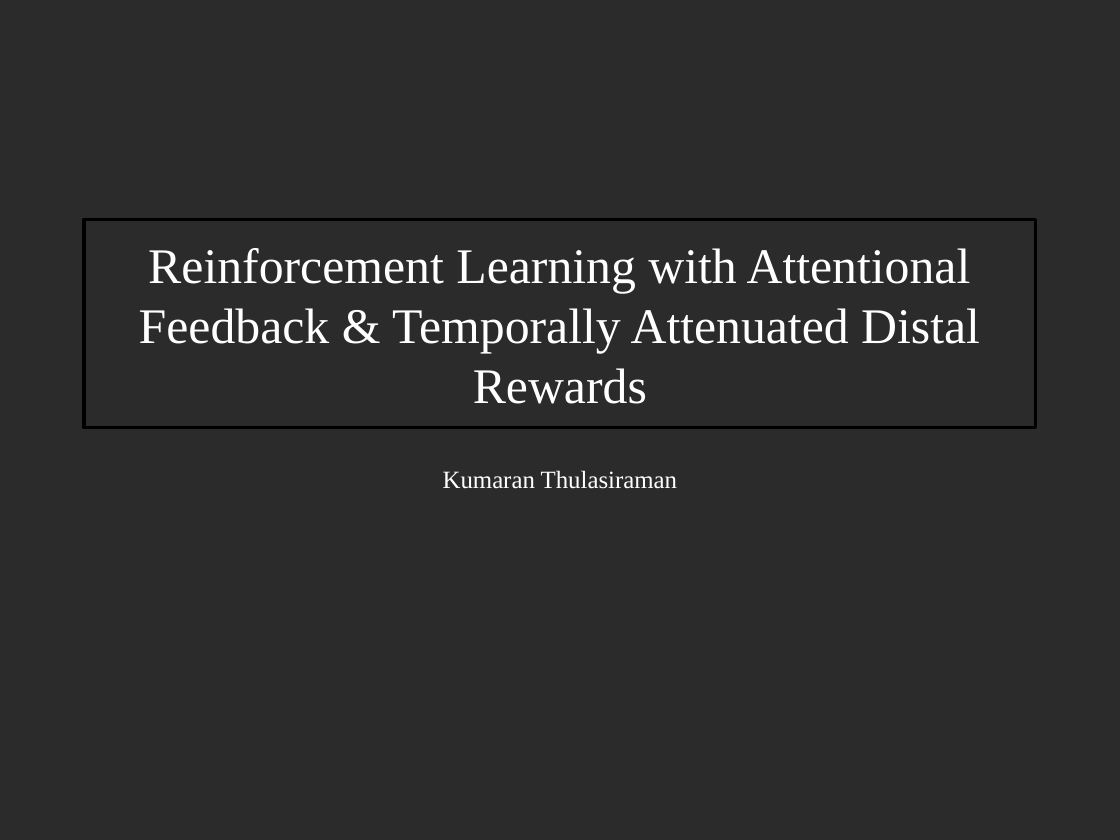
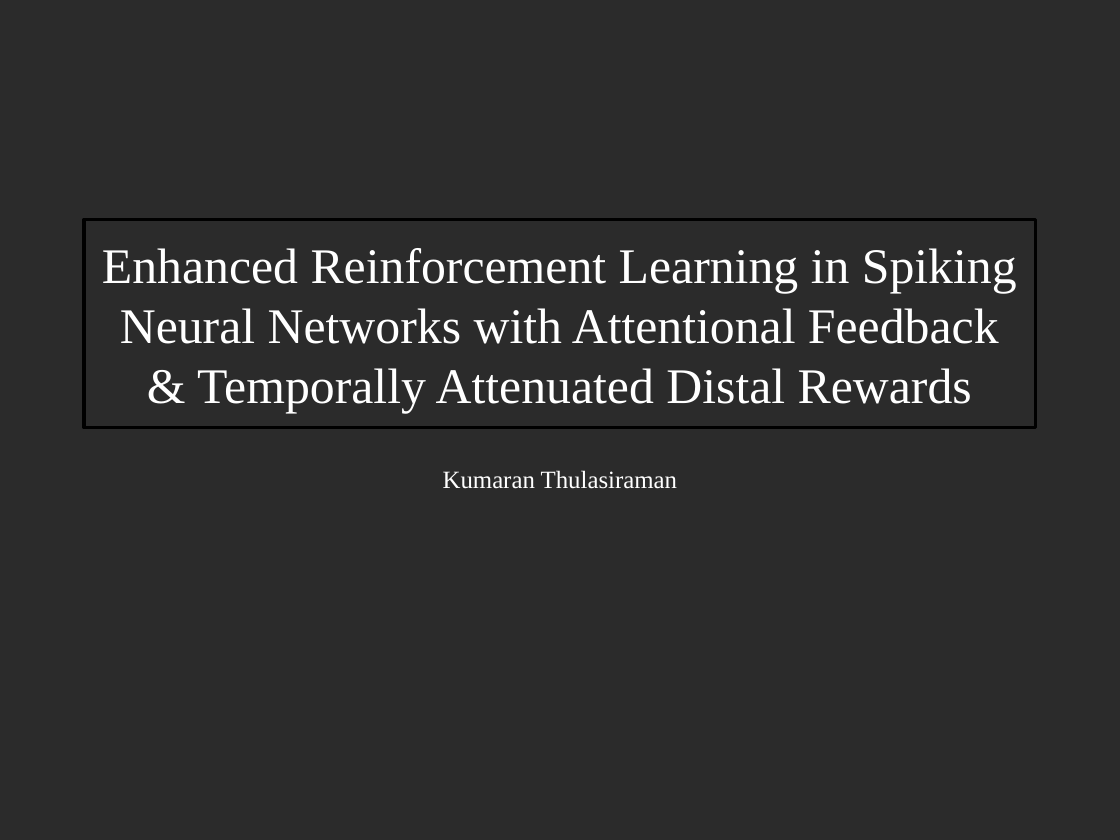
Before and after one commit to kuthulas/reinforce, a slide deck: slide 1 of RL.pptx. Drawn at 1120x840 pixels with LibreOffice and Linux fonts; fonts in the diff are those of the drawing; background and template pictures are left out; a plain dark background stands for a picture behind light text. Boxes give left, top, right and bottom in pixels: in the first picture for what was removed or moved away, otherwise in the second. Text is boxed around its words. In the diff, an @@ line names an element or a change of style, - is before the commit and + after.

```diff
--- a/RL.pptx
+++ b/RL.pptx
@@ title at (102, 248, 1017, 413): text changed @@
-Reinforcement Learning with Attentional Feedback & Temporally Attenuated Distal Rewards
+Enhanced Reinforcement Learning in Spiking Neural Networks with Attentional Feedback & Temporally Attenuated Distal Rewards
```
Also in this commit, not shown: 6 other slides changed, 7 slides added, 1 other file.
